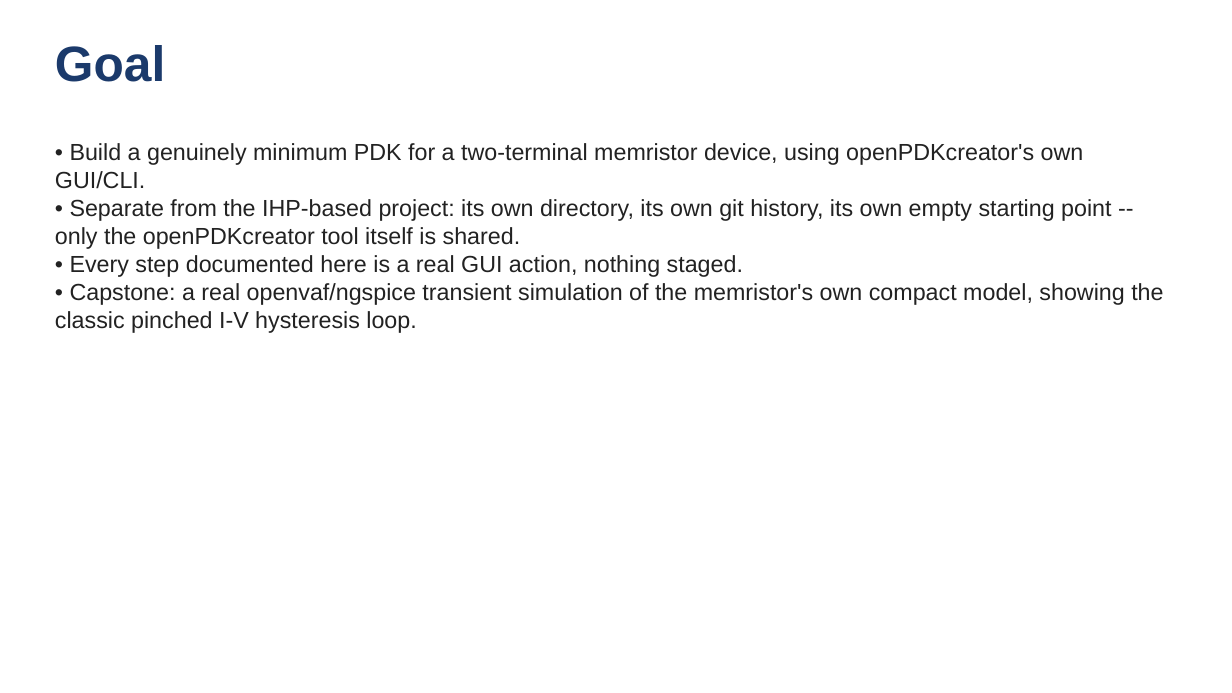
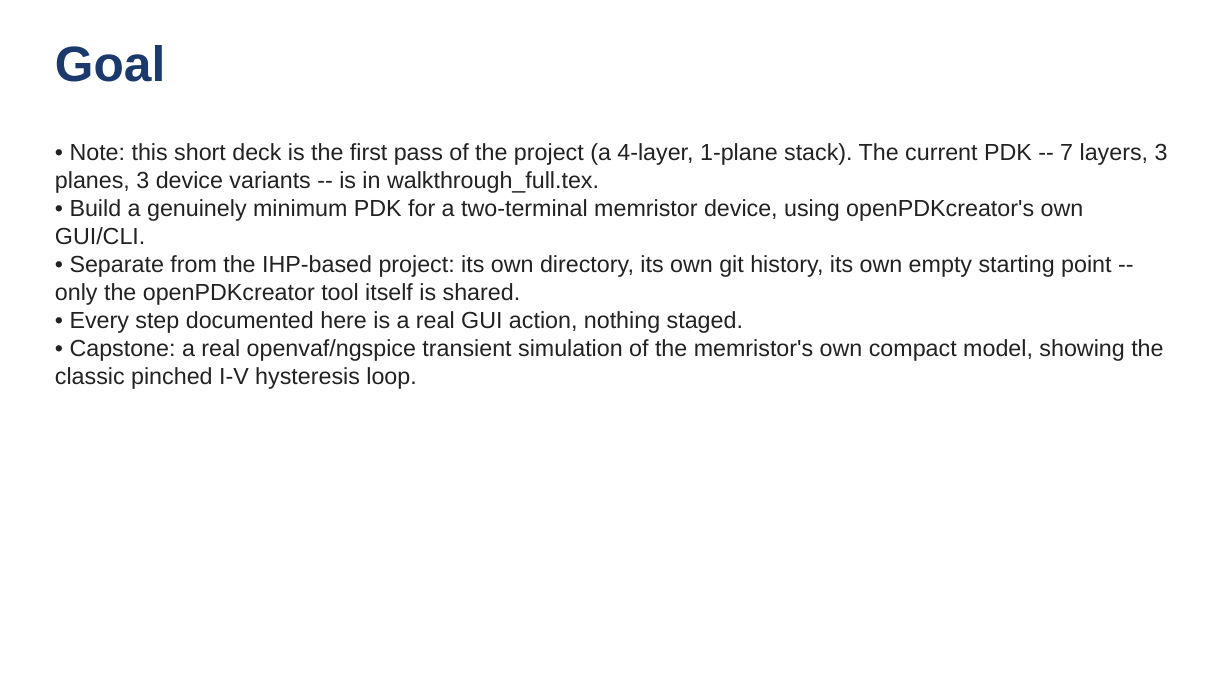
Before and after one commit to rpicos-uib/openMemristorPDK, a slide deck: slide 2 of docs/presentation/walkthrough.odp. Drawn at 1232x693 pixels with LibreOffice and Linux fonts; fonts in the diff are those of the drawing. Boxes give left, top, right and bottom in pixels: in the first picture for what was removed or moved away, otherwise in the second. Text is boxed around its words. In the diff, an @@ line names an element or a change of style, - is before the commit and + after.

```diff
--- a/docs/presentation/walkthrough.odp
+++ b/docs/presentation/walkthrough.odp
@@ text at (55, 143, 1168, 193): paragraph added @@
+• Note: this short deck is the first pass of the project (a 4-layer, 1-plane stack). The current PDK -- 7 layers, 3 planes, 3 device variants -- is in walkthrough_full.tex.
```
Also in this commit, not shown: 1 other slide changed, 25 other files.
